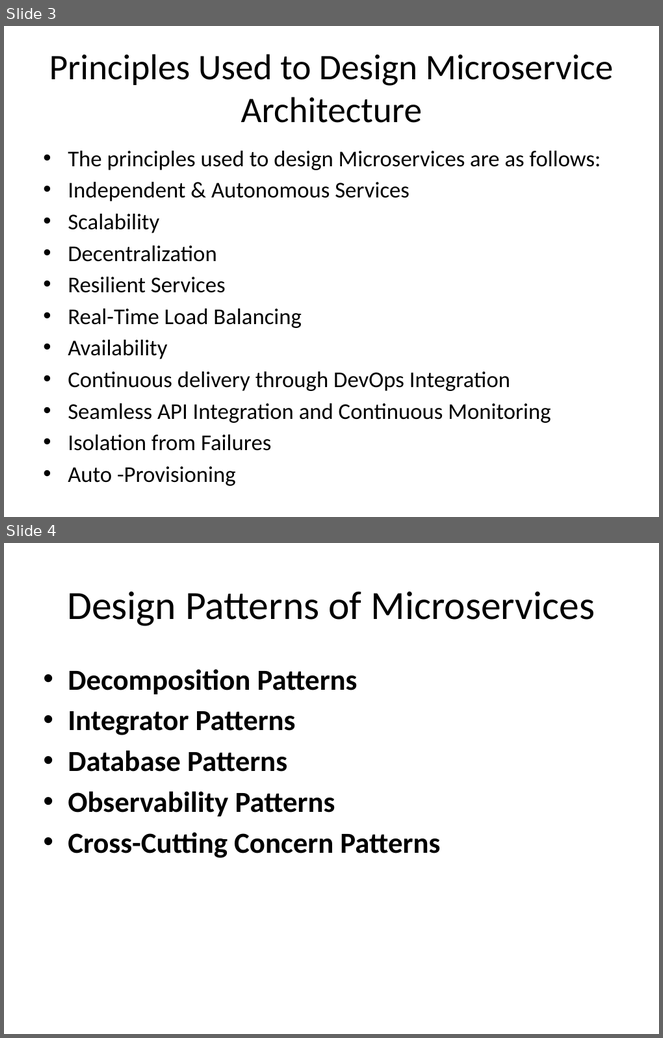
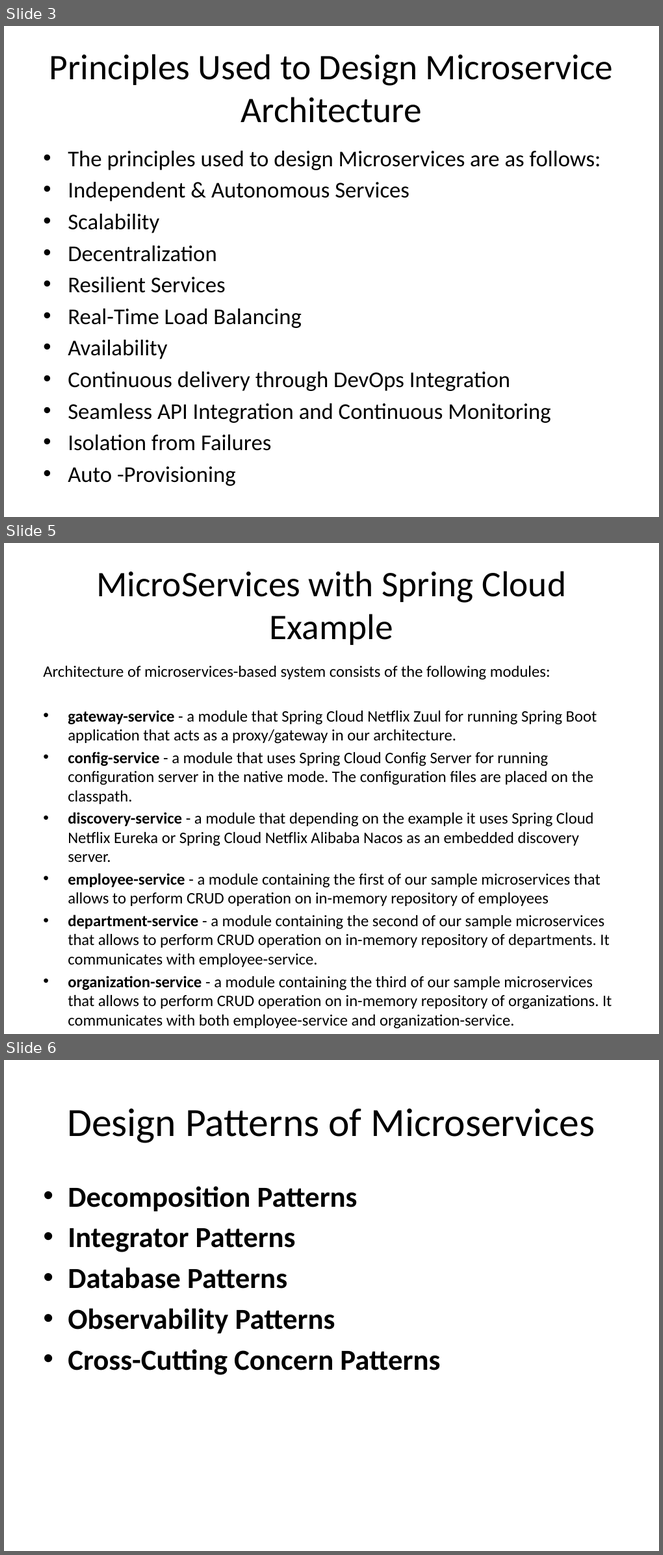
Before and after one commit to techelly/cloudthatmicroservies, a slide deck: Micro services Design Pattern.pptx. Shown one above the other, each under a label of ours: slides 3 and 4 before the commit, slides 3, 5 and 6 after it; the slides between them are not shown. The pictures are 663x1038 and 663x1555 pixels, drawn with LibreOffice and Linux fonts; fonts in the diff are those of the drawing. Boxes give left, top, right and bottom in pixels: in the first picture for what was removed or moved away, otherwise in the second. Text is boxed around its words. In the diff, an @@ line names an element or a change of style, - is before the commit and + after.

Commit message:
Updated the design pattern examples and ppts

```diff
--- a/Micro services Design Pattern.pptx
+++ b/Micro services Design Pattern.pptx
@@ slide 5 added at (4,543,659,1034), background #FFFFFF @@
@@ title added at (96,571,566,645), 39.6 pt, text #000000 @@
+MicroServices with Spring Cloud Example
@@ text added at (43,666,612,1029), 17.6 pt, text #000000 @@
+Architecture of microservices-based system consists of the following modules:
+• gateway-service - a module that Spring Cloud Netflix Zuul for running Spring Boot application that acts as a proxy/gateway in our architecture.
+• config-service - a module that uses Spring Cloud Config Server for running configuration server in the native mode. The configuration files are placed on the classpath.
+• discovery-service - a module that depending on the example it uses Spring Cloud Netflix Eureka or Spring Cloud Netflix Alibaba Nacos as an embedded discovery server.
+• employee-service - a module containing the first of our sample microservices that allows to perform CRUD operation on in-memory repository of employees
+• department-service - a module containing the second of our sample microservices that allows to perform CRUD operation on in-memory repository of departments. It communicates with employee-service.
+• organization-service - a module containing the third of our sample microservices that allows to perform CRUD operation on in-memory repository of organizations. It communicates with both employee-service and organization-service.
@@ what was slide 4 is now slide 6 @@
```
Also in this commit, not shown: 1 other slide added, 38 other files.
